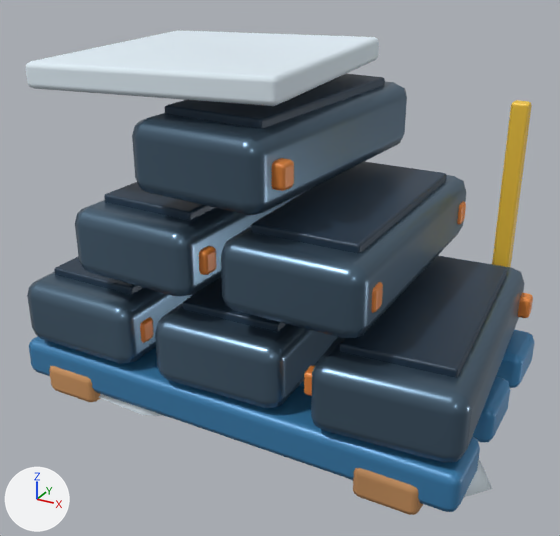
The glTF model HavenlineGodot/assets/stations_v2/metal_stack.glb, before and after one commit.
The view is the same before and after, from a 50 mm lens placed at (1.037, -1.908, 1.365), pointed at (0.005, -0.033, 0.427). Every picture has the same lights, and +X, +Y and +Z are marked at lower left. The older version comes first. Vertices at exactly the same position are counted once.

Names of what the first picture shows: 'metal_stack'.
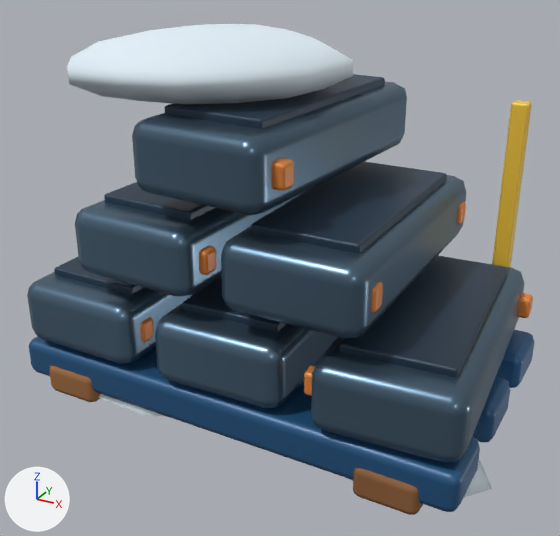
The change in detail:
me_metal_stack is used by ob_metal_stack; location (0.0, 0.0, 0.0).
me_metal_stack had 1945 vertices, 3735 faces and spanned x -0.745..0.743, y -0.44..0.493, z -0.01..1.062.
me_metal_stack now has 2159 vertices, 4115 faces and spans x -0.745..0.743, y -0.44..0.493, z -0.01..1.115.
me_metal_stack part 1: the loose piece of 56 vertices spanning x -0.588..0.188, y -0.436..0.376, z 0.978..1.062 is rebuilt with 86 vertices and now spans x -0.542..0.204, y -0.395..0.381, z 0.925..1.115.
me_metal_stack part 2: 540 kept faces spanning x -0.699..0.699, y -0.428..0.428, z 0.025..0.18 get new vertex colours.
Other edits to the shape of me_metal_stack do not show in these pictures.

Where the change shows, as pixel boxes [x1, y1, x2, y2] in the pictures (560 x 536 px):
'metal_stack', reshaped: before [25, 30, 535, 515]; after [27, 24, 535, 515]
part 1 of me_metal_stack, rebuilt (19% narrower): before [25, 30, 379, 106]; after [67, 24, 353, 104]
part 2 of me_metal_stack, recoloured (darker): [29, 329, 535, 515] in both
